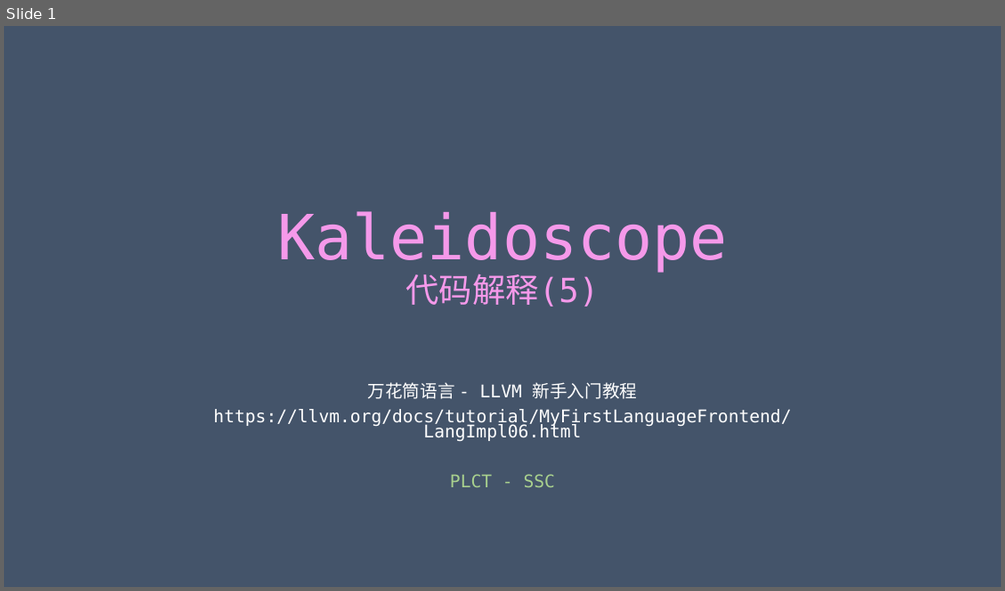
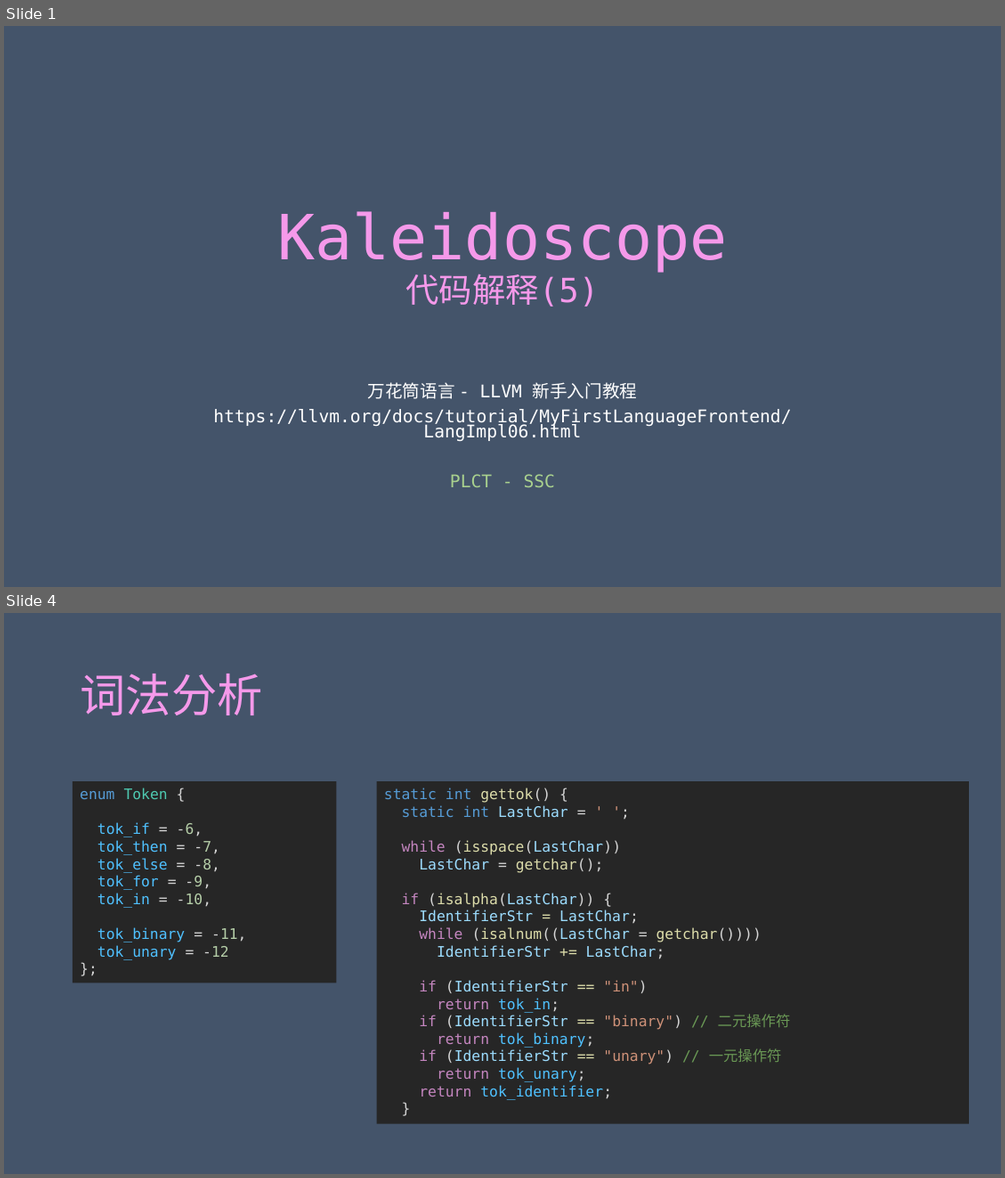
Before and after one commit to achieveartificialintelligence/download, a slide deck: Kaleidoscope/Ch6/Kaleidoscope.pptx. Shown one above the other, each under a label of ours: slide 1 before the commit, slides 1 and 4 after it; the slides between them are not shown. The pictures are 1005x591 and 1005x1178 pixels, drawn with LibreOffice and Linux fonts; fonts in the diff are those of the drawing. Boxes give left, top, right and bottom in pixels: in the first picture for what was removed or moved away, otherwise in the second. Text is boxed around its words. In the diff, an @@ line names an element or a change of style, - is before the commit and + after.

```diff
--- a/Kaleidoscope/Ch6/Kaleidoscope.pptx
+++ b/Kaleidoscope/Ch6/Kaleidoscope.pptx
@@ slide 4 added at box(4, 613, 1001, 1174), background #44546A @@
@@ title added at box(80, 674, 262, 715), 44 pt, text gradient #F599EA to #89D1EB @@
+词法分析
@@ rectangle added at box(73, 781, 337, 982), fill #262626, 14 pt, text #4FC1FF @@
+enum Token {
+tok_if = -6,
+tok_then = -7,
+tok_else = -8,
+tok_for = -9,
+tok_in = -10,
+tok_binary = -11,
+tok_unary = -12
+};
@@ rectangle added at box(376, 781, 969, 1124), fill #262626, 14 pt, text #9CDCFE @@
+static int gettok() {
+static int LastChar = ' ';
+while (isspace(LastChar))
+LastChar = getchar();
+if (isalpha(LastChar)) {
+IdentifierStr = LastChar;
+while (isalnum((LastChar = getchar())))
+IdentifierStr += LastChar;
+if (IdentifierStr == "in")
+return tok_in;
+if (IdentifierStr == "binary") // 二元操作符
+return tok_binary;
+if (IdentifierStr == "unary") // 一元操作符
+return tok_unary;
+return tok_identifier;
+}
```
Also in this commit, not shown: 7 other slides added, 1 other file.
